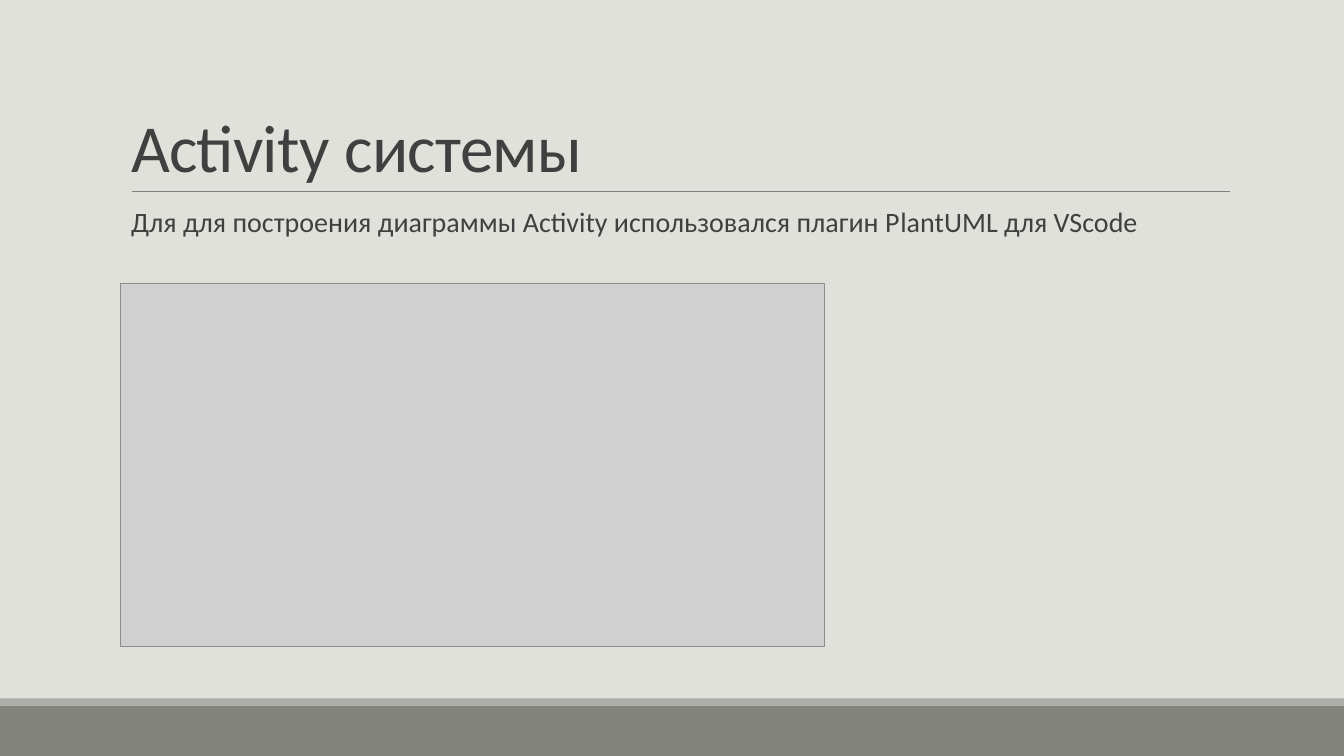
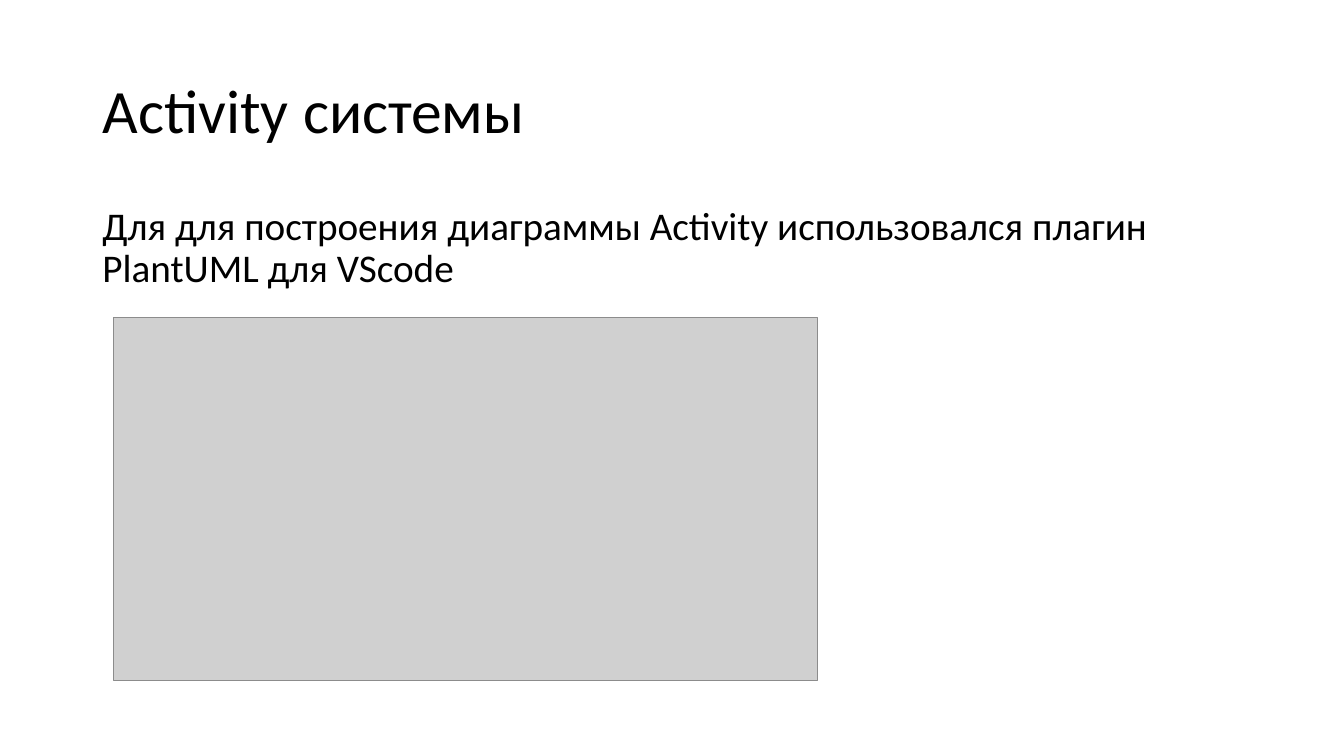
Before and after one commit to H3LLG0/Cursovoi, a slide deck: slide 6 of DOCS/презентация к карсовому проекту.pptx. Drawn at 1344x756 pixels with LibreOffice and Linux fonts; fonts in the diff are those of the drawing; grey boxes stand for pictures. Boxes give left, top, right and bottom in pixels: in the first picture for what was removed or moved away, otherwise in the second. Text is boxed around its words. In the diff, an @@ line names an element or a change of style, - is before the commit and + after.

```diff
--- a/DOCS/презентация к карсовому проекту.pptx
+++ b/DOCS/презентация к карсовому проекту.pptx
@@ background #E1E1DB to #FFFFFF @@
@@ title "Activity системы": place and size @@
-title "Activity системы" at (131, 125, 582, 183)
+title "Activity системы" at (102, 90, 525, 143)
@@ title "Activity системы" at (102, 90, 525, 143): size 48 to 44 pt, text colour #404040 to #000000, letter spacing -0.5 to 0 pt; line spacing 0.85 to 0.9; vertical alignment bottom to middle @@
@@ text "Для для построения диаграммы Activity ...": place and size @@
-text "Для для построения диаграммы Activity ..." at (131, 212, 1138, 237)
+text "Для для построения диаграммы Activity ..." at (102, 213, 1147, 289)
@@ text "Для для построения диаграммы Activity ..." at (102, 213, 1147, 289): size 20 to 28 pt, text colour #404040 to #000000; bullet   to none; less space between paragraphs @@
@@ line removed from (132, 192) to (1231, 192) @@
@@ picture: place and size @@
-picture at (121, 283, 825, 646)
+picture at (114, 318, 818, 681)
@@ rectangle removed at (0, 706, 1344, 756) @@
@@ rectangle removed at (0, 699, 1344, 706) @@
```
Also in this commit, not shown: 12 other slides changed, 1 slide added, 1 slide removed, 16 other files.
